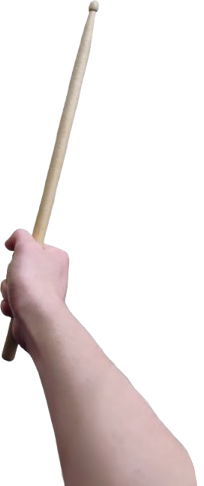
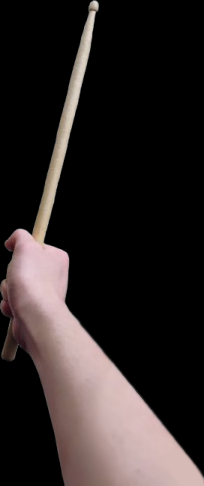
Revision of a layered 204px x 486px image; what changed, layer by layer:
painted on "tex_item_drumstick.png" over [left=65, top=303, right=204, bottom=486]
added layer "\" over [left=0, top=0, right=204, bottom=486]
